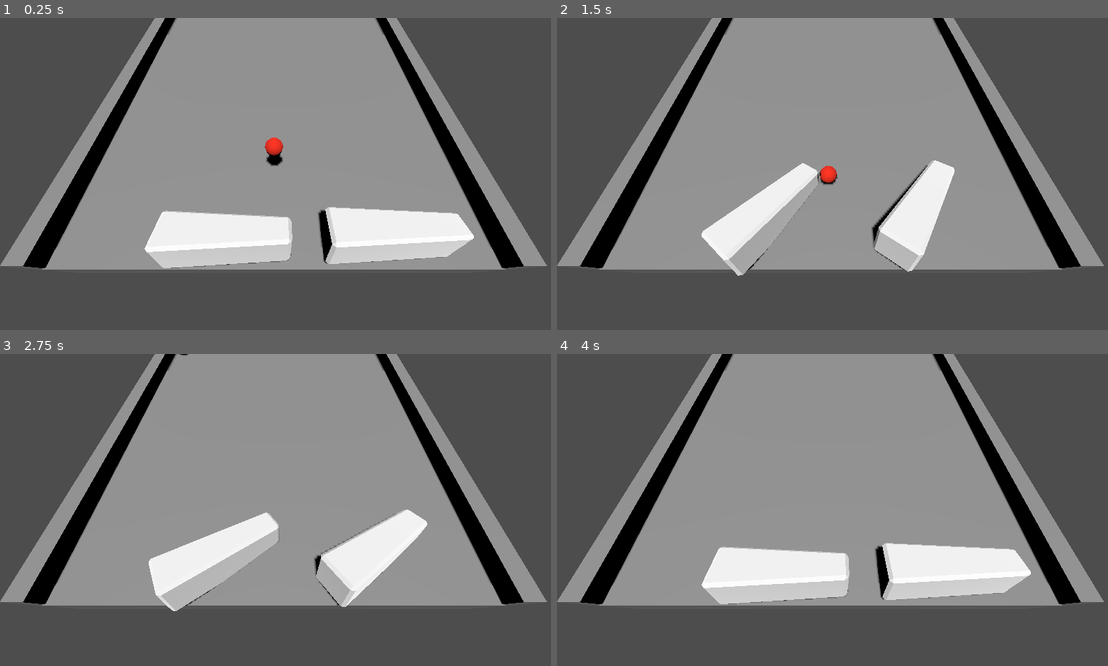
Above: before the commit, frames 1-4 (two rows, left to right).
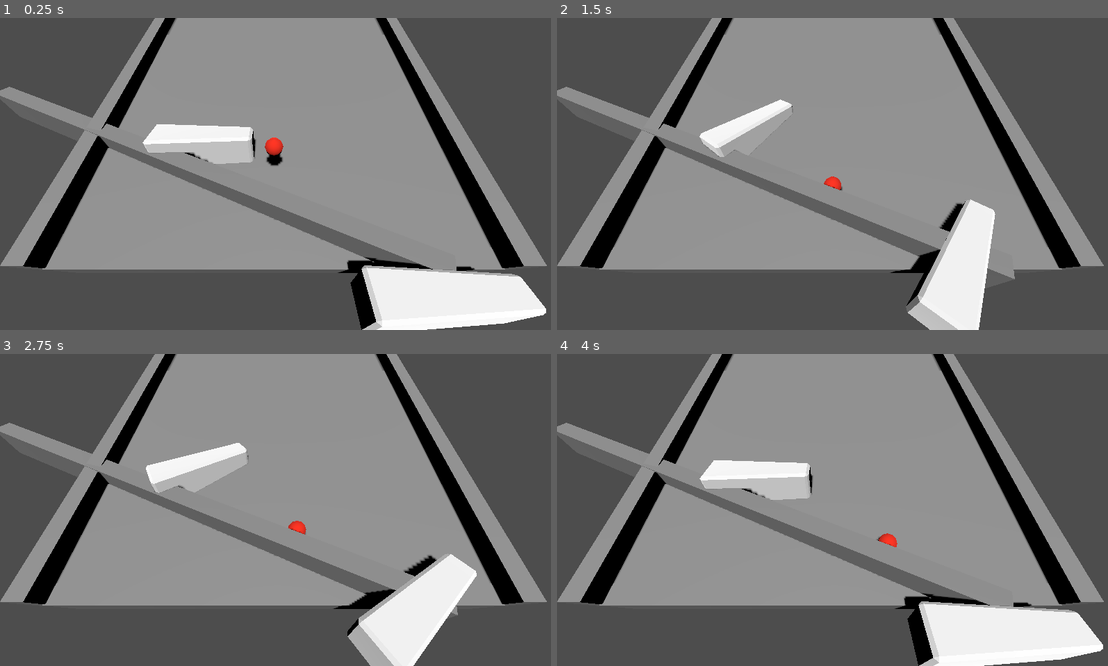
Above: after the commit, the same moments.

Repository: akashkatir/pin-boy
Game: Godot game, scene res://main.tscn
Two runs of this game, one before a commit and one after it. Both use one fixed random seed, a clock stepped at 60 frames per second and the inputs below.
Inputs:
- Up to frame 1 (0.25 s): no input
- Up to frame 2 (1.5 s): tap Enter (flip) at 0.5, 1.35 s; hold Enter (flip) 0.53-1.28 s
- Up to frame 3 (2.75 s): hold Enter (flip) from 2.03 s (still down)
- Up to frame 4 (4 s): release Enter (flip) at 2.78 s; tap Enter (flip) at 2.85 s; hold Enter (flip) from 3.53 s (still down)

The runs differ from the first frame. In frame 1, 19% of the frame differs, in the area x 0-100%, y 22-100%; in frame 2, 13%; in frame 3, 15%; in frame 4, 19%.

Commit message:
Create basic funnel.

Diff:
--- a/main.tscn
+++ b/main.tscn
@@ -20,6 +20,7 @@
 transform = Transform3D(1, 0, 0, 0, 0.965926, -0.258819, 0, 0.258819, 0.965926, 0, -1, 0)
 
 [node name="CollisionShape" type="CollisionShape3D" parent="Ground"]
+transform = Transform3D(0.8, 0, 0, 0, 1, 0, 0, 0, 1, 0, 0, 0)
 shape = SubResource("BoxShape3D_gl01j")
 
 [node name="Mesh" type="MeshInstance3D" parent="Ground"]
@@ -40,10 +41,10 @@
 transform = Transform3D(1, 0, 0, 0, 1, 0, 0, 0, 1, 0, -0.415232, 9.56205)
 
 [node name="Flipper" parent="." instance=ExtResource("2_q38j6")]
-transform = Transform3D(1, 0, 0, 0, 1, 0, 0, 0, 1, -4.18929, -2.79188, 13.8015)
+transform = Transform3D(1, 0, 0, 0, 1, 0, 0, 0, 1, 4.48815, -3.14476, 16.1594)
 
 [node name="Flipper2" parent="." instance=ExtResource("2_q38j6")]
-transform = Transform3D(1, 0, 0, 0, 1, 0, 0, 0, 1, 3.39998, -2.69419, 13.6591)
+transform = Transform3D(1, 0, 0, 0, 1, 0, 0, 0, 1, -6.27194, -1.58166, 8.29997)
 
 [node name="Wall" type="StaticBody3D" parent="."]
 transform = Transform3D(1, 0, 0, 0, 0.965926, -0.258819, 0, 0.258819, 0.965926, 11.2653, -0.0551649, 0.205878)
@@ -66,3 +67,14 @@
 [node name="Mesh" type="MeshInstance3D" parent="Wall2"]
 transform = Transform3D(1, 0, 0, 0, 2, 0, 0, 0, 30, 0, 0, 0)
 mesh = SubResource("BoxMesh_6bk45")
+
+[node name="Wall3" type="StaticBody3D" parent="."]
+transform = Transform3D(0.396849, 0.0388554, 0.917062, 0.0832024, 0.993468, -0.0780977, -0.914105, 0.107295, 0.391023, -6.33214, -2.34297, 9.17639)
+
+[node name="CollisionShape" type="CollisionShape3D" parent="Wall3"]
+transform = Transform3D(1, 0, 0, 0, 1, 0, 0, 0, 1, -0.0115967, -2.83122e-07, 0.03241)
+shape = SubResource("BoxShape3D_qbjiv")
+
+[node name="Mesh" type="MeshInstance3D" parent="Wall3"]
+transform = Transform3D(1, 0, 0, 0, 2, 0, 0, 0, 30, 0, 0, 0)
+mesh = SubResource("BoxMesh_6bk45")
